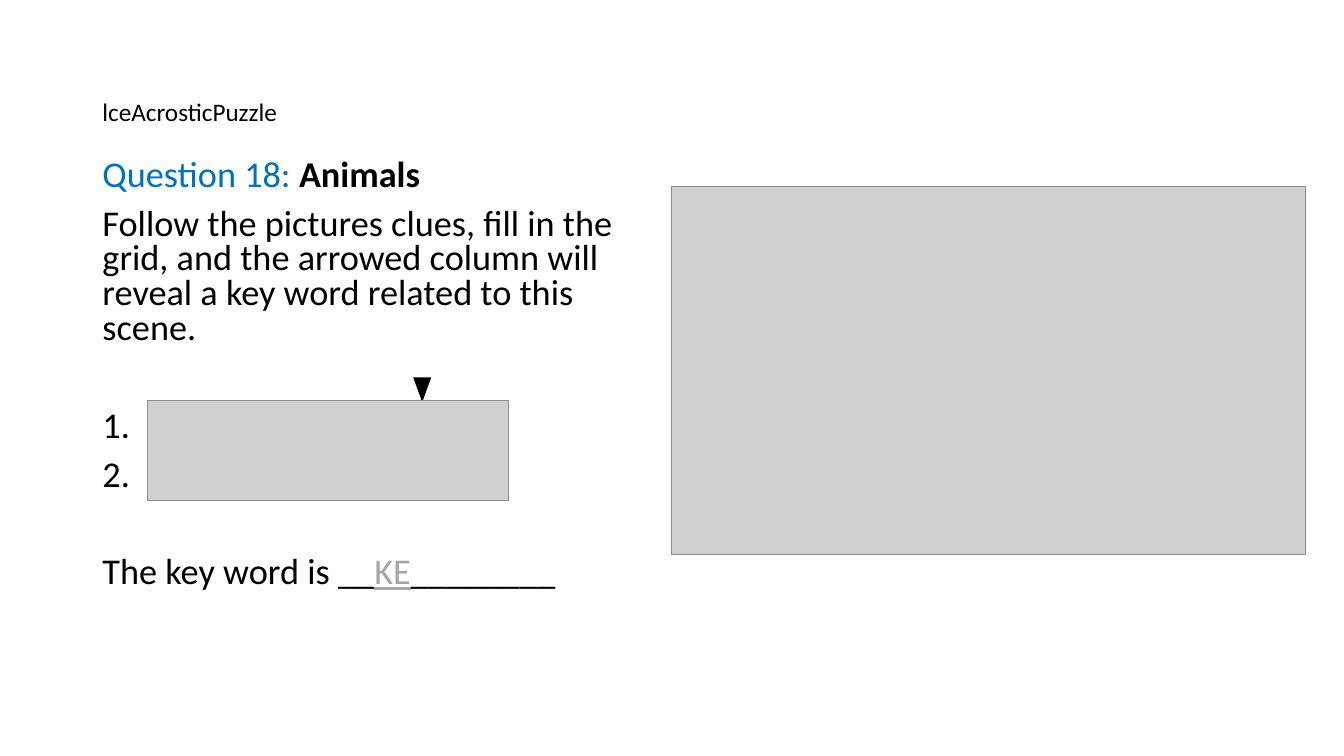
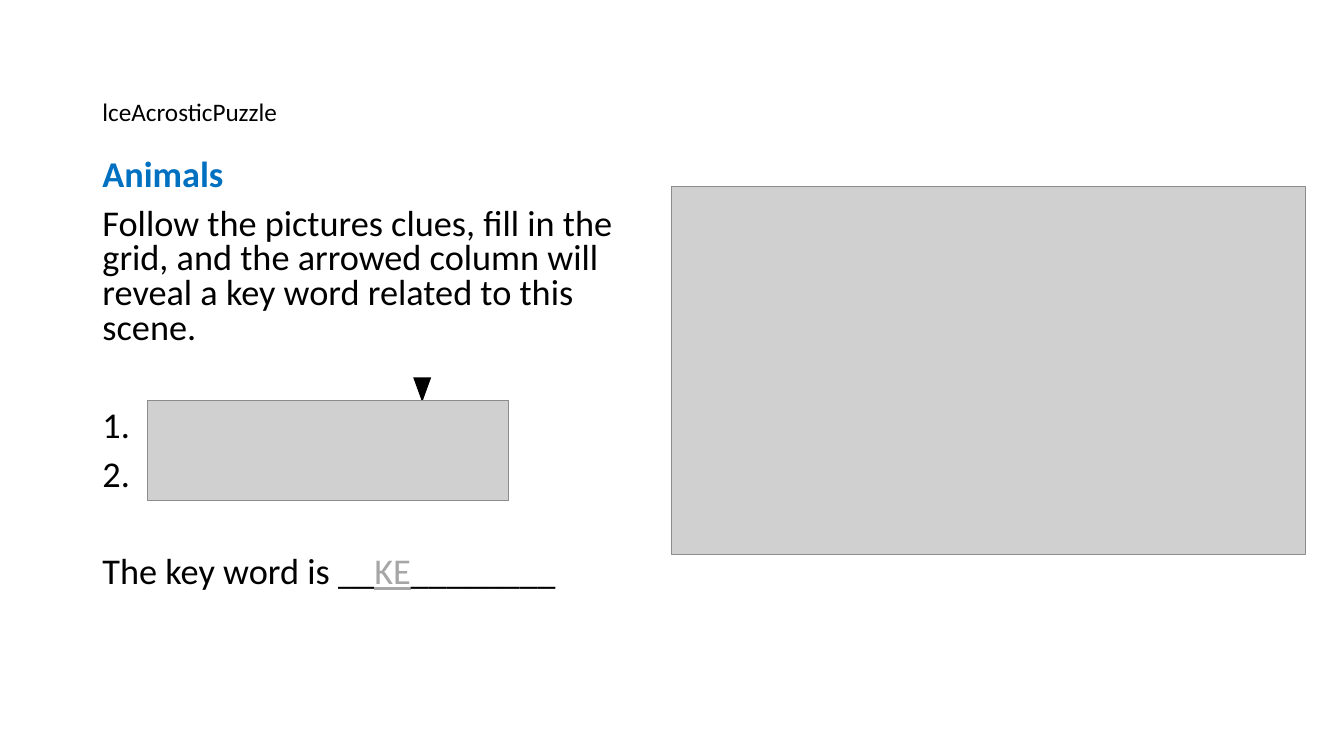
Before and after one commit to birgitstrackenbrock/dita13.lc.extra-interactions, a slide deck: slide 22 of documentation/Interaction_examples_visual.pptx (slide 21 before the commit). Drawn at 1344x756 pixels with LibreOffice and Linux fonts; fonts in the diff are those of the drawing; grey boxes stand for pictures. Boxes give left, top, right and bottom in pixels: in the first picture for what was removed or moved away, otherwise in the second. Text is boxed around its words. In the diff, an @@ line names an element or a change of style, - is before the commit and + after.

```diff
--- a/documentation/Interaction_examples_visual.pptx
+++ b/documentation/Interaction_examples_visual.pptx
@@ text at (102, 161, 223, 188): text changed; bold on @@
-Question 18: Animals
+Animals
```
Also in this commit, not shown: 18 other slides changed, 1 slide added, 33 other files.
